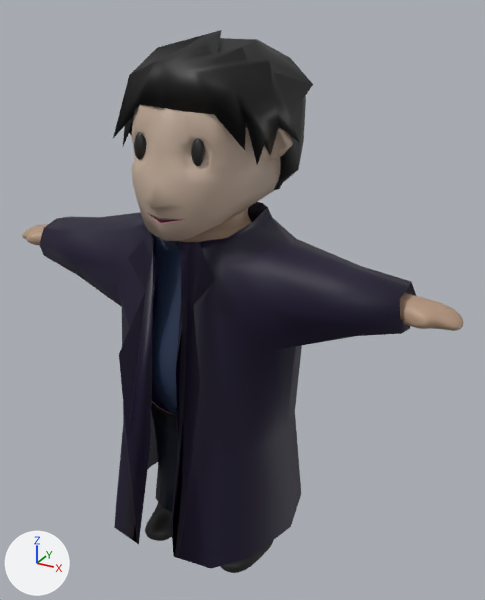
The FBX model game/characters/player/models/m/mc boy-fbx.fbx: old version first, new version second.
One viewpoint serves both versions: a camera (50 mm lens) standing at (2.03, -3.39, 0.35) and looking at (0.13, 0.05, -1.37). Lighting does not change. The marker at lower left points along +X, +Y and +Z. Where no turn or scale is listed for an object, it has been applied to the vertices.

The first picture shows 'body', 'dress', 'hair', 'head'.
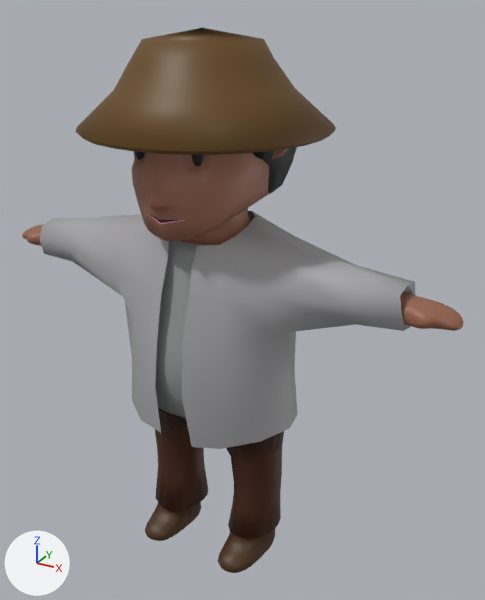
What differs and where, as boxes [x1, y1, x2, y2] in the pictures (485 x 600 px):
'dress', deleted: before [39, 202, 416, 569]
'dress.001', added: after [40, 211, 416, 449]
'hat', added (brown): after [76, 27, 336, 194]
    faces in mat_material_001 (brown #64440e): [76, 27, 336, 155]
    faces in mat_hair (black #131313): [252, 147, 297, 194]
'body', recoloured: [22, 208, 464, 573] in both
'hair', deleted (black): before [113, 30, 313, 190]
'head', recoloured: [131, 105, 293, 241] in both

Diff of the bpy script that builds the scene:
```diff
--- a/game/characters/player/models/m/mc boy-fbx.fbx.py
+++ b/game/characters/player/models/m/mc boy-fbx.fbx.py
@@ mat_skintone_001 @@
 mat_skintone_001 = principled_material('skintone.001')
-mat_skintone_001.base_color = (0.458, 0.306, 0.21)  # beige #b4967e
+mat_skintone_001.base_color = (0.303, 0.125, 0.0719)  # brown #96634c
@@ mat_shirt @@
 mat_shirt = principled_material('shirt')
-mat_shirt.base_color = (0.0175, 0.0349, 0.0835)  # dark blue #243452
+mat_shirt.base_color = (0.302, 0.311, 0.311)  # grey #959797
@@ mat_skintone_002 @@
 mat_skintone_002 = principled_material('skintone.002')
-mat_skintone_002.base_color = (0.517, 0.393, 0.308)  # beige #bea897
+mat_skintone_002.base_color = (0.359, 0.15, 0.0959)  # brown #a26c57
@@ mat_polo @@
+mat_polo = principled_material('polo')
+mat_polo.base_color = (0.396, 0.39, 0.402)  # grey #a9a8aa
@@ mat_hair @@
+mat_hair = principled_material('hair')
+mat_hair.base_color = (0.00637, 0.00637, 0.00637)  # black #131313
@@ mat_material_001 @@
+mat_material_001 = principled_material('Material.001')
+mat_material_001.base_color = (0.128, 0.0577, 0.0045)  # brown #64440e
@@ me_cube_003 @@
+me_cube_003.from_pydata(...)  # 122 vertices, 102 faces; spans x -1.27..1.28, y -0.49..0.56, z -0.67..0.66
+me_cube_003.materials.append(mat_polo)  # grey #a9a8aa
@@ me_circle @@
+me_circle.from_pydata(...)  # 687 vertices, 630 faces; spans x -0.729..0.729, y -0.729..0.729, z -0.444..0.54
+# faces by material slot: [389, 241]
+me_circle.materials.append(mat_material_001)  # brown #64440e
+me_circle.materials.append(mat_hair)  # black #131313
@@ ob_hair @@
-ob_hair = bpy.data.objects.new('hair', me_cube_009)
-ob_hair.location = (-0.008, -0.077, 0.427)
@@ ob_dress @@
-ob_dress = bpy.data.objects.new('dress', me_cube_002)
-ob_dress.location = (-0.004, -0.111, -1.264)
@@ ob_dress_001 @@
+ob_dress_001 = bpy.data.objects.new('dress.001', me_cube_003)
+ob_dress_001.location = (-0.023, -0.14, -1.465)
@@ ob_hat @@
+ob_hat = bpy.data.objects.new('hat', me_circle)
+ob_hat.location = (-0.03, -0.068, -0.301)
```
